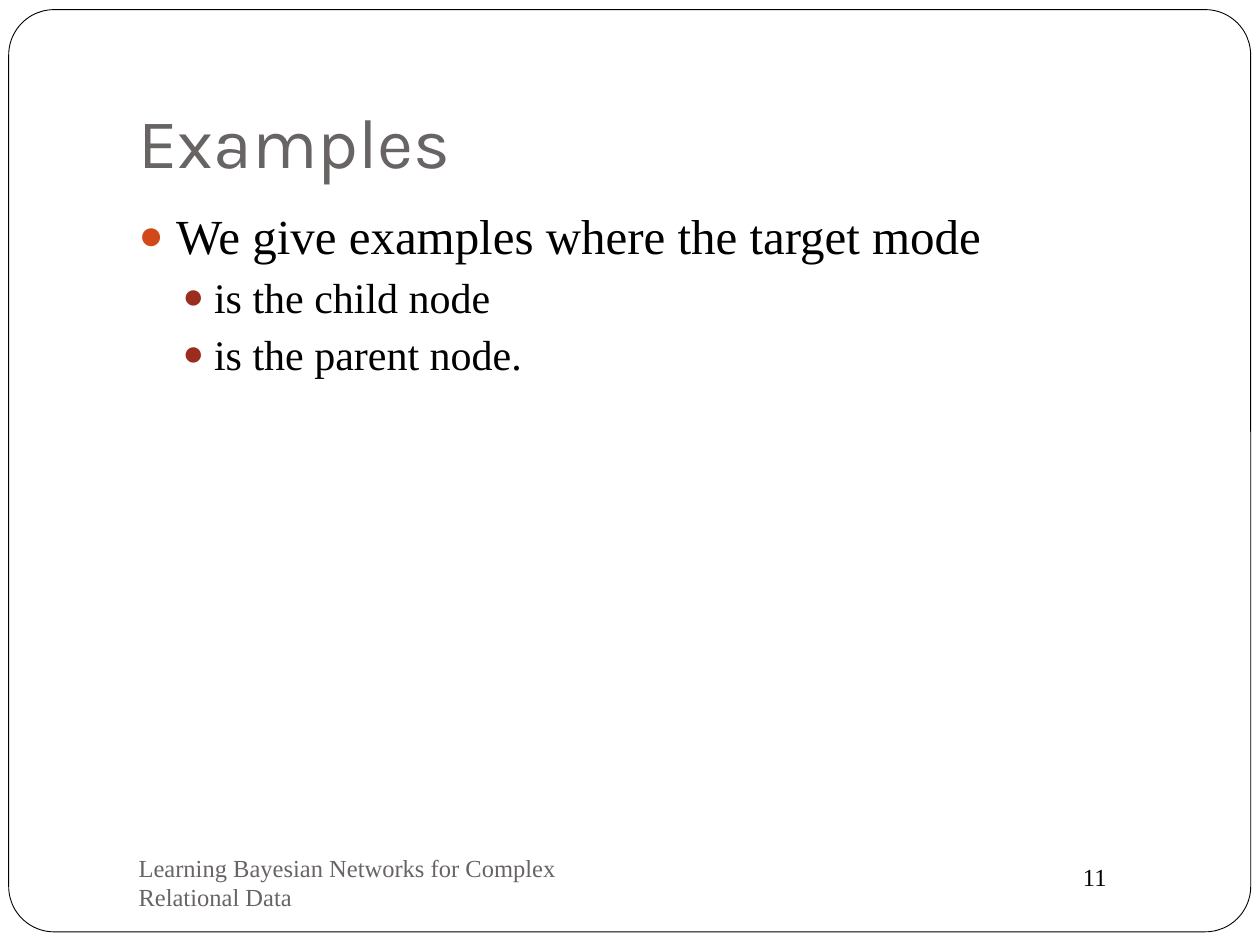
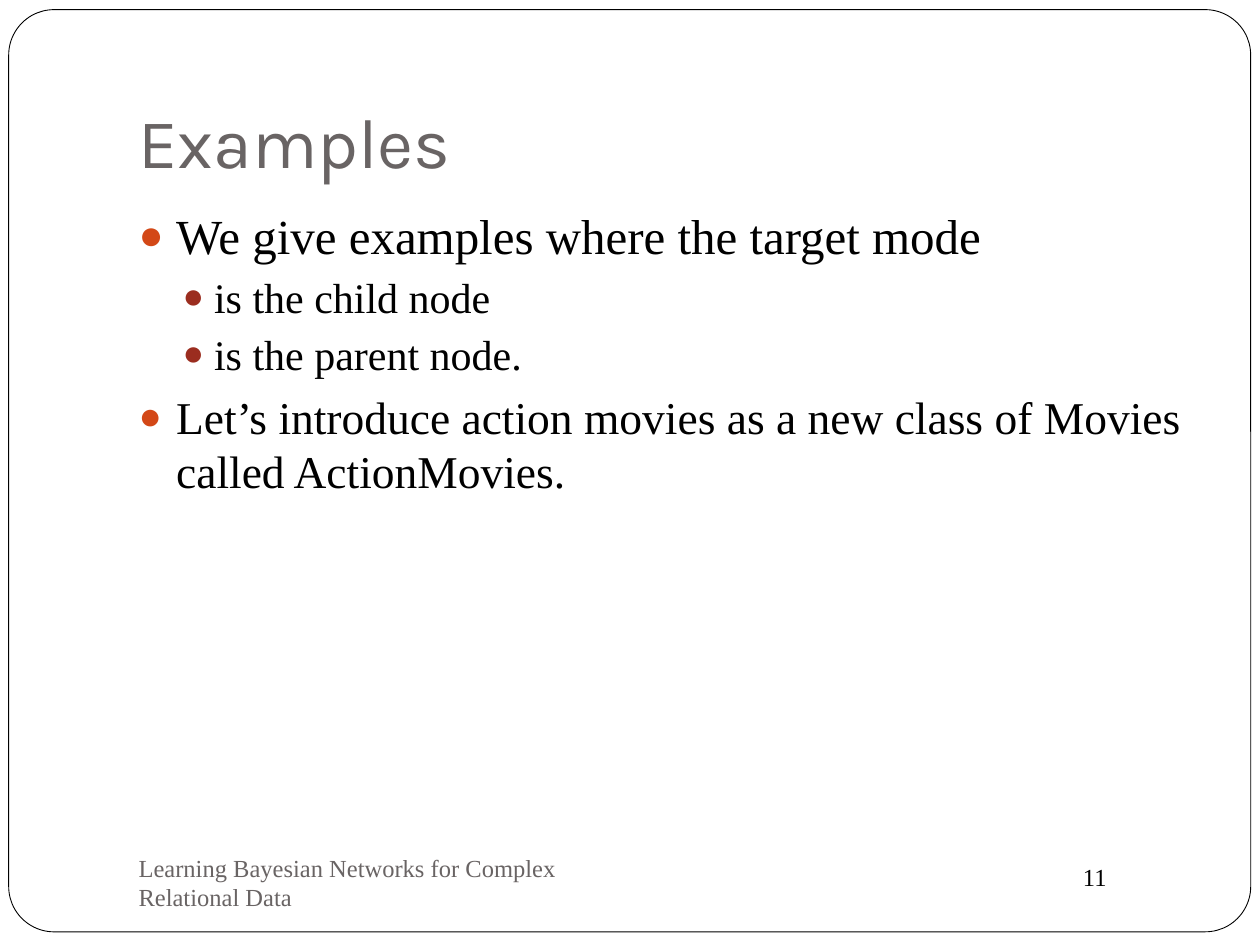
Before and after one commit to oschulte/srl-tutorial-slides, a slide deck: slide 11 of ch5-rel-bayes-net-classifier.pptx. Drawn at 1260x945 pixels with LibreOffice and Linux fonts; fonts in the diff are those of the drawing. Boxes give left, top, right and bottom in pixels: in the first picture for what was removed or moved away, otherwise in the second. Text is boxed around its words. In the diff, an @@ line names an element or a change of style, - is before the commit and + after.

```diff
--- a/ch5-rel-bayes-net-classifier.pptx
+++ b/ch5-rel-bayes-net-classifier.pptx
@@ text at (x1=176, y1=402, x2=1180, y2=489): paragraph added @@
+● Let’s introduce action movies as a new class of Movies called ActionMovies.
```
Also in this commit, not shown: 13 other slides changed, 5 other files.
